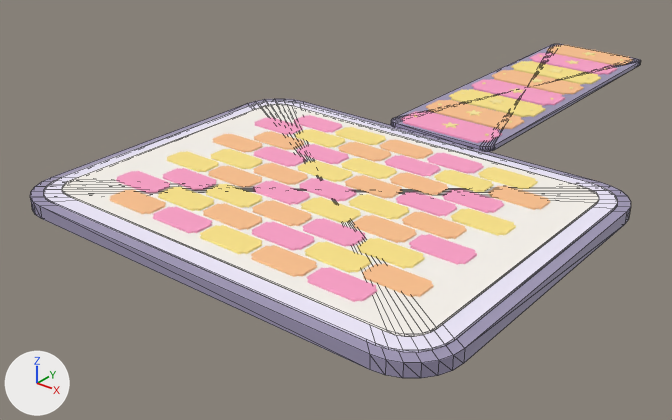
The glTF model assets/meshes/ArcadeTicketFloor.glb as it was, and as the next commit left it.
Before and after are seen from a 50 mm camera at (27.8, -39.8, 20.5) aimed at (-3.9, -0.2, -4.1). The lights are fixed; the arrows at lower left show +X, +Y and +Z. The first picture is the older version. Mesh edges are drawn as thin lines on the coarser meshes.

Names of what the first picture shows: 'Band', 'Grout', 'Rim', 'TicketA', 'TicketB', 'TicketC' and 1 more.
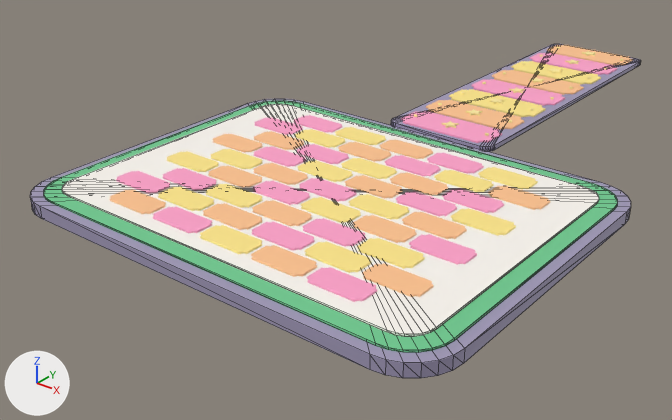
What changed in the scene script:
```text
Change mat_band:
    mat_band.base_color: (0.886, 0.839, 1.0) -> (0.157, 0.588, 0.275)  # white #f2ecff -> green #6eca8f
```

Pixel boxes [x1, y1, x2, y2] of what changed, in the pictures (672 x 420 px):
'Band', recoloured
    both: [44, 101, 617, 353]
